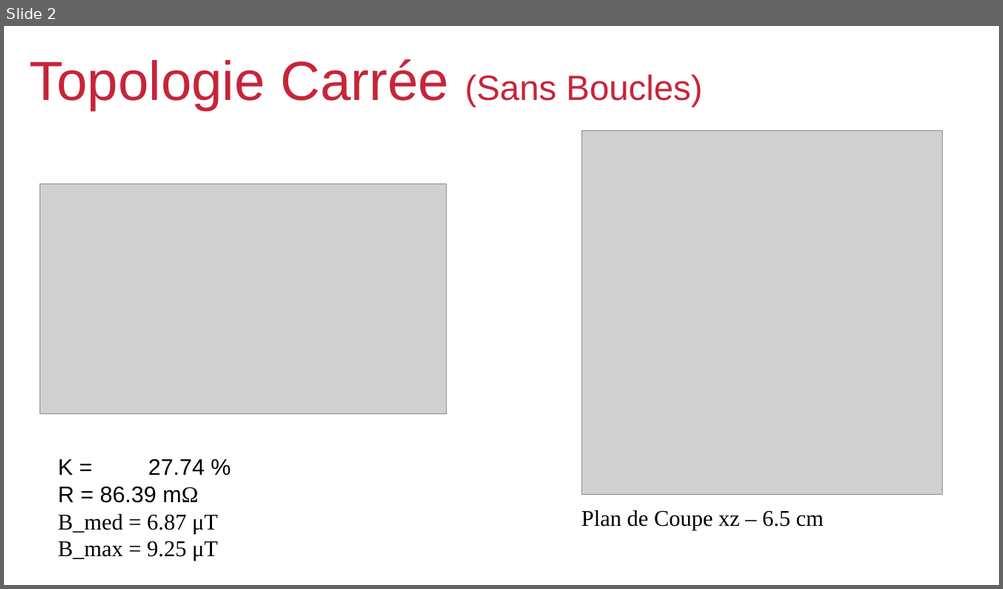
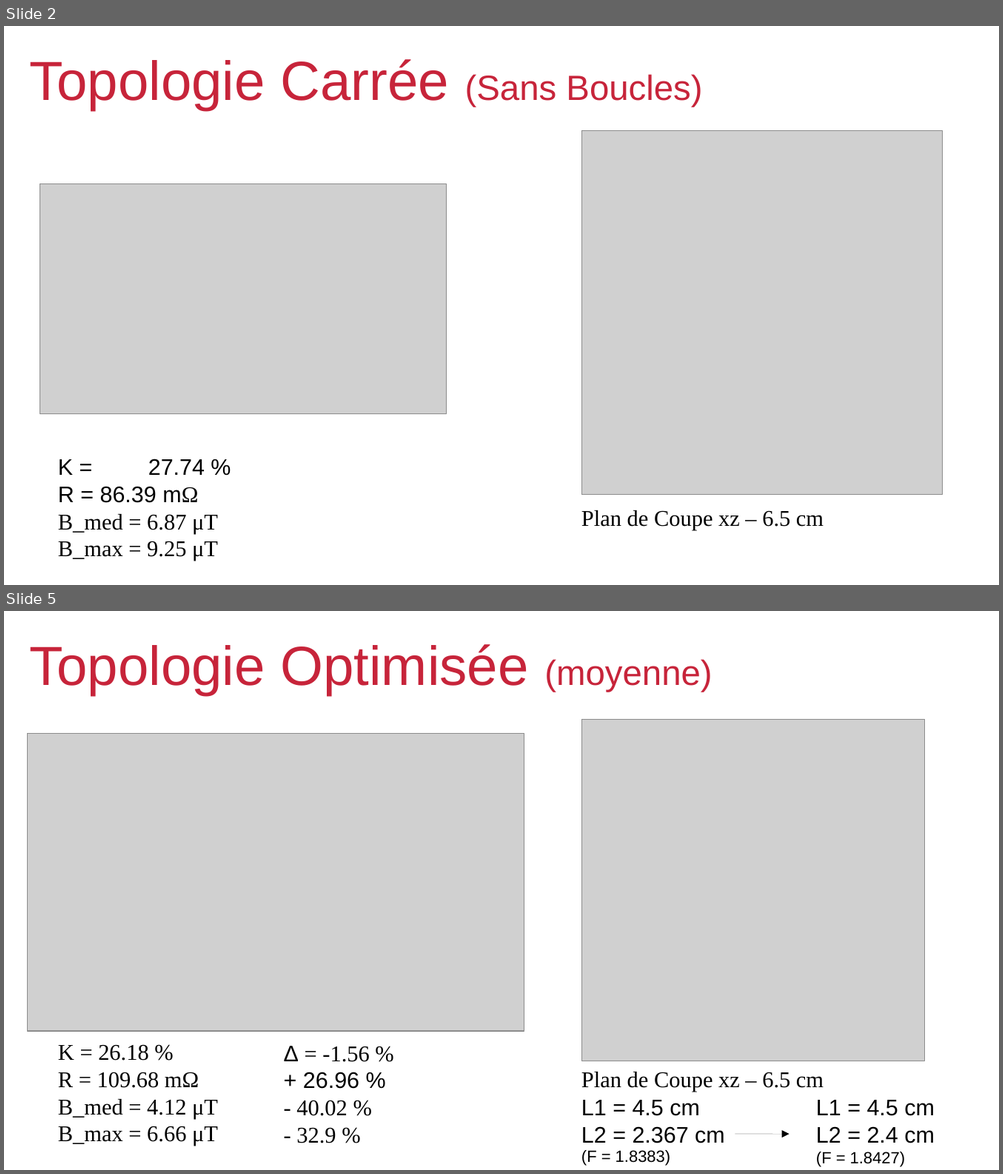
Before and after one commit to viniciustmoraes/COMSOL_simulations, a slide deck: Results/presentationResults.odp. Shown one above the other, each under a label of ours: slide 2 before the commit, slides 2 and 5 after it; the slides between them are not shown. The pictures are 1003x589 and 1003x1174 pixels, drawn with LibreOffice and Linux fonts; fonts in the diff are those of the drawing; grey boxes stand for pictures; background and template pictures are left out. Boxes give left, top, right and bottom in pixels: in the first picture for what was removed or moved away, otherwise in the second. Text is boxed around its words. In the diff, an @@ line names an element or a change of style, - is before the commit and + after.

```diff
--- a/Results/presentationResults.odp
+++ b/Results/presentationResults.odp
@@ slide 5 added at (4,611,999,1170), background #FFFFFF; not listed: 3 template elements that a slide beside it also shows @@
@@ rectangle added at (4,611,999,684), fill #FFFFFF, outline #FFFFFF 0 pt @@
@@ title added at (29,644,711,695), 44 pt, text #C7243A @@
+Topologie Optimisée (moyenne)
@@ picture added at (582,719,925,1062) @@
@@ picture added at (28,733,523,1031) @@
@@ text added at (58,1045,218,1147), 18 pt, text #000000 @@
+K = 26.18 %
+R = 109.68 mΩ
+B_med = 4.12 μT
+B_max = 6.66 μT
@@ text added at (284,1046,369,1144), 18 pt, text #000000 @@
+Δ = -1.56 %
++ 26.96 %
+- 40.02 %
+- 32.9 %
@@ text added at (581,1072,823,1093), 18 pt, text #000000 @@
+Plan de Coupe xz – 6.5 cm
@@ rectangle added at (4,1099,999,1170), fill #FFFFFF, outline #FFFFFF 0 pt @@
@@ text added at (581,1100,725,1144), 18 pt, text #000000 @@
+L1 = 4.5 cm
+L2 = 2.367 cm
@@ text added at (816,1100,934,1144), 18 pt, text #000000 @@
+L1 = 4.5 cm
+L2 = 2.4 cm
@@ arrow added from (735, 1134) to (789, 1134), #000000 0 pt @@
@@ text added at (581,1150,671,1166), 13 pt, text #000000 @@
+(F = 1.8383)
@@ text added at (816,1152,905,1167), 13 pt, text #000000 @@
+(F = 1.8427)
```
Also in this commit, not shown: 3 slides changed, 4 other slides added, 2 other files.
